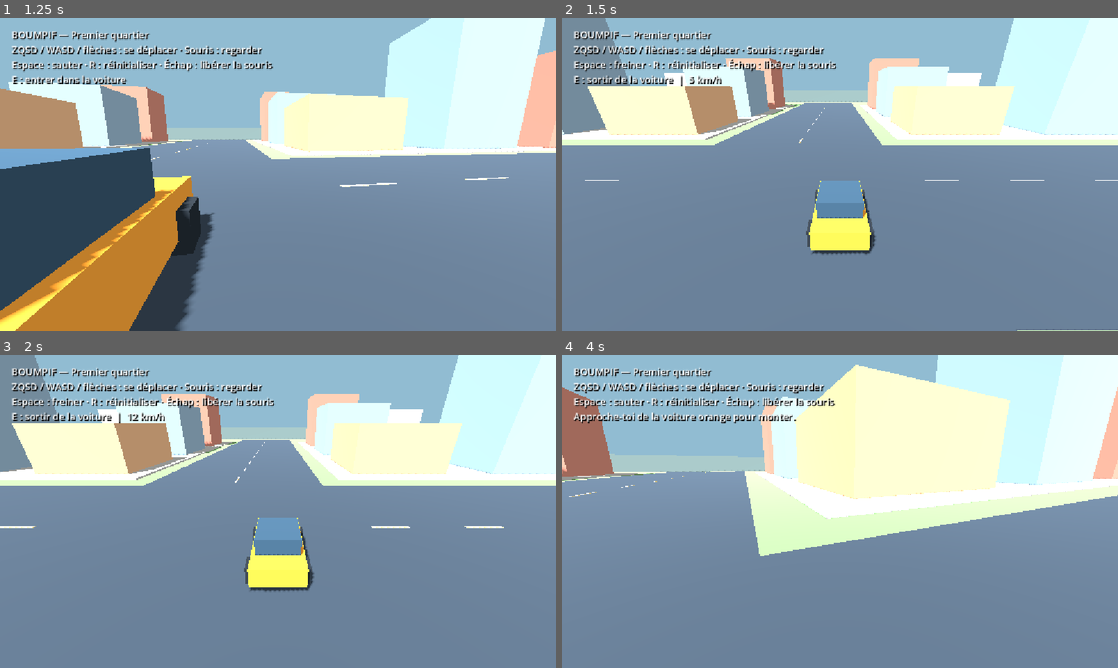
Above: before the commit, frames 1-4 (two rows, left to right).
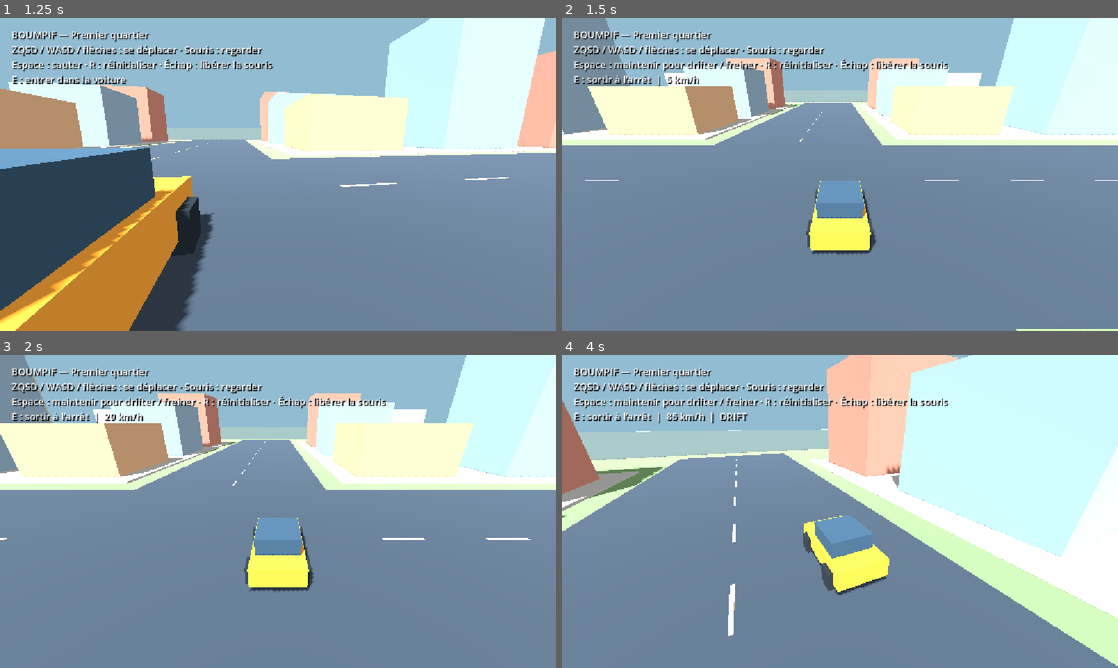
Above: after the commit, the same moments.

Repository: matthieupicaultetude-max/BoumPif
Game: Godot game, scene res://scenes/main.tscn
The game is run twice, just before and just after one commit, with the same random seed, the same clock (stepped at 60 frames per second) and the same inputs.
Inputs (mouse positions are in pixels of both pictures, inside the frame that each line leads up to):
- Up to frame 1 (1.25 s): tap Enter at 0.5 s; move the mouse to (305, 174) at 0.52 s; hold Z (forward) from 0.53 s (still down); hold Space (jump) from 0.53 s (still down)
- Up to frame 2 (1.5 s): keep holding Z (forward); move the mouse to (812, 174) at 1.27 s; release Space (jump) at 1.28 s; tap E (interact) at 1.35 s
- Up to frame 3 (2 s): keep holding Z (forward); tap Space (jump) at 1.52, 1.55, 1.82 s
- Up to frame 4 (4 s): keep holding Z (forward); move the mouse to (851, 505) at 2.02 s; hold Space (jump) 2.03-2.78 s; move the mouse to (834, 517) at 2.77 s; tap E (interact) at 2.85 s; tap Space (jump) at 3.02, 3.05, 3.32 s; move the mouse to (878, 514) at 3.52 s; hold Space (jump) from 3.53 s (still down)

Frame 1 is identical in both runs. In frame 2, 1.5% of the frame differs, in the area x 4-100%, y 0-100%; in frame 3, 5.9%; in frame 4, 47%, in the area x 0-100%, y 0-100%.

Commit message:
Rend la conduite plus arcade et ajoute le drift au frein à main

Diff:
--- a/boum-pif/scripts/main.gd
+++ b/boum-pif/scripts/main.gd
@@ -1,7 +1,12 @@
 extends Node3D
 
 const WALK_SPEED := 6.0
-const CAR_SPEED := 20.0
+const CAR_SPEED := 24.0
+const CAR_ACCELERATION := 22.0
+const CAR_GRIP := 12.0
+const DRIFT_GRIP := 1.5
+const DRIFT_MIN_SPEED := 8.0
+var drifting := false
 var player: CharacterBody3D
 var car: CharacterBody3D
 var camera: Camera3D
@@ -149,14 +154,7 @@
 	if Input.is_action_just_pressed("interact"):
 		_interact()
 	if driving:
-		var throttle := Input.get_axis("back", "forward")
-		car_speed = move_toward(car_speed, throttle * CAR_SPEED, (12.0 if throttle else 7.0) * delta)
-		if Input.is_action_pressed("jump"):
-			car_speed = move_toward(car_speed, 0, 30 * delta)
-		car.rotate_y(-Input.get_axis("left", "right") * car_speed * 0.045 * delta)
-		var movement := -car.global_basis.z * car_speed
-		car.velocity.x = movement.x
-		car.velocity.z = movement.z
+		_drive_car(delta)
 	else:
 		car.velocity.x = move_toward(car.velocity.x, 0, 10 * delta)
 		car.velocity.z = move_toward(car.velocity.z, 0, 10 * delta)
@@ -166,6 +164,9 @@
 		for index in car.get_slide_collision_count():
 			if absf(car.get_slide_collision(index).get_normal().y) < 0.5:
 				car_speed = 0
+				car.velocity.x = 0
+				car.velocity.z = 0
+				drifting = false
 	if not driving:
 		var input := Input.get_vector("left", "right", "forward", "back")
 		var direction := Basis(Vector3.UP, yaw) * Vector3(input.x, 0, input.y)
@@ -177,7 +178,34 @@
 		player.move_and_slide()
 	_update_camera()
 	var near_car := player.position.distance_to(car.position) < 4
-	hud.text = "BOUMPIF — Premier quartier\nZQSD / WASD / flèch …(67 unchanged characters)… er · Échap : libérer la souris\n%s" % ["freiner" if driving else "sauter", "E : sortir de la voiture  |  %d km/h" % int(absf(car_speed) * 3.6) if driving else ("E : entrer dans la vo …(74 unchanged characters)…
+	hud.text = "BOUMPIF — Premier quartier\nZQSD / WASD / flèch …(67 unchanged characters)… er · Échap : libérer la souris\n%s" % ["maintenir pour drifter / freiner" if driving else "sauter", "E : sortir à l’arrêt  |  %d km/h%s" % [int(Vector2(car.velocity.x, car.velocity.z).length() * 3.6), "  |  DRIFT" if drifting else ""] if driving else ("E : entrer dans la vo …(74 unchanged characters)…
+
+# Conserver l'inertie dans le monde : le châssis tourne avant la trajectoire
+# pendant un drift. Le grip normal réaligne rapidement la voiture au relâchement.
+func _drive_car(delta: float) -> void:
+	var throttle := Input.get_axis("back", "forward")
+	var steering := Input.get_axis("left", "right")
+	var handbrake := Input.is_action_pressed("jump")
+	var ground_speed := Vector2(car.velocity.x, car.velocity.z).length()
+	if not handbrake or ground_speed < 3.0:
+		drifting = false
+	elif ground_speed >= DRIFT_MIN_SPEED and car_speed > 0:
+		drifting = true
+	var acceleration := 9.0 if drifting else CAR_ACCELERATION
+	var target_speed := throttle * (CAR_SPEED if throttle >= 0 else 10.0)
+	car_speed = move_toward(car_speed, target_speed, (acceleration if throttle else 8.0) * delta)
+	if handbrake:
+		car_speed = move_toward(car_speed, 0, (6.0 if drifting else 34.0) * delta)
+	# Braquage vif dès les basses vitesses, plafonné pour éviter les toupies.
+	var steering_rate := lerpf(0.0, 2.3, clampf(absf(car_speed) / 7.0, 0.0, 1.0))
+	if drifting:
+		steering_rate *= 1.3
+	car.rotate_y(-steering * signf(car_speed) * steering_rate * delta)
+	var desired_velocity := -car.global_basis.z * car_speed
+	var grip := DRIFT_GRIP if drifting else CAR_GRIP
+	var traction := 1.0 - exp(-grip * delta)
+	car.velocity.x = lerpf(car.velocity.x, desired_velocity.x, traction)
+	car.velocity.z = lerpf(car.velocity.z, desired_velocity.z, traction)
 
 func _update_camera() -> void:
 	camera.rotation = Vector3(pitch, yaw, 0)
@@ -194,7 +222,7 @@
 
 func _interact() -> void:
 	if driving:
-		if absf(car_speed) > 1:
+		if Vector2(car.velocity.x, car.velocity.z).length() > 1:
 			return
 		for side in [1.0, -1.0]:
 			var exit_position: Vector3 = car.position + car.global_basis.x * side * 2.2 + Vector3(0, 0.5, 0)
@@ -217,6 +245,7 @@
 
 func _reset() -> void:
 	driving = false
+	drifting = false
 	car_speed = 0
 	player.collision_layer = 1
 	player.collision_mask = 1
--- a/boum-pif/tests/smoke.gd
+++ b/boum-pif/tests/smoke.gd
@@ -20,6 +20,7 @@
 func run() -> void:
 	game = load("res://scenes/main.tscn").instantiate()
 	root.add_child(game)
+	test_arcade_handling()
 	await frames(90)
 	check(game.player.is_on_floor(), "Le personnage repose sur le sol")
 	var initial: Vector3 = game.player.position
@@ -37,9 +38,9 @@
 	Input.action_release("forward")
 	check(game.car.position.z < initial.z - 2, "La voiture avance")
 	Input.action_press("jump")
-	await frames(90)
+	await frames(180)
 	Input.action_release("jump")
-	check(absf(game.car_speed) < 0.1, "Freinage")
+	check(absf(game.car_speed) < 0.1 and Vector2(game.car.velocity.x, game.car.velocity.z).length() < 0.1, "Freinage jusqu’à l’arrêt après glisse")
 	game._interact()
 	check(not game.driving and game.player.collision_layer == 1, "Sortie de voiture et collisions réactivées")
 	game._reset()
@@ -62,3 +63,38 @@
 	check(not game.driving and game.player.position.is_equal_approx(game.spawn), "Réinitialisation")
 	print("Résultat : %d échec(s)" % failures)
 	quit(1 if failures else 0)
+
+# Comparer les trajectoires avec les mêmes vitesse et durée, hors collisions.
+func test_arcade_handling() -> void:
+	game.car_speed = 14.0
+	game.car.velocity = Vector3(0, 0, -14)
+	Input.action_press("forward")
+	Input.action_press("right")
+	for i in 20:
+		game._drive_car(1.0 / 60.0)
+	var normal_slip: float = absf(game.car.velocity.dot(game.car.global_basis.x))
+	check(absf(game.car.rotation.y) > 0.7, "Braquage arcade plus serré")
+	game._reset()
+	game.car_speed = 14.0
+	game.car.velocity = Vector3(0, 0, -14)
+	Input.action_press("jump")
+	for i in 20:
+		game._drive_car(1.0 / 60.0)
+	var drift_slip: float = absf(game.car.velocity.dot(game.car.global_basis.x))
+	check(game.drifting and drift_slip > normal_slip * 2 and drift_slip > 4, "Espace à vitesse élevée provoque une glisse latérale")
+	check(Vector2(game.car.velocity.x, game.car.velocity.z).length() > 8, "Le drift conserve de la vitesse")
+	Input.action_release("jump")
+	Input.action_release("right")
+	for i in 60:
+		game._drive_car(1.0 / 60.0)
+	check(not game.drifting and absf(game.car.velocity.dot(game.car.global_basis.x)) < 0.1, "L'adhérence revient au relâchement")
+	Input.action_release("forward")
+	game._reset()
+	game.car_speed = 4.0
+	game.car.velocity = Vector3(0, 0, -4)
+	Input.action_press("jump")
+	for i in 60:
+		game._drive_car(1.0 / 60.0)
+	check(not game.drifting and game.car.velocity.length() < 0.1, "Espace freine à basse vitesse sans drift")
+	Input.action_release("jump")
+	game._reset()
Not shown, changed: README.md
